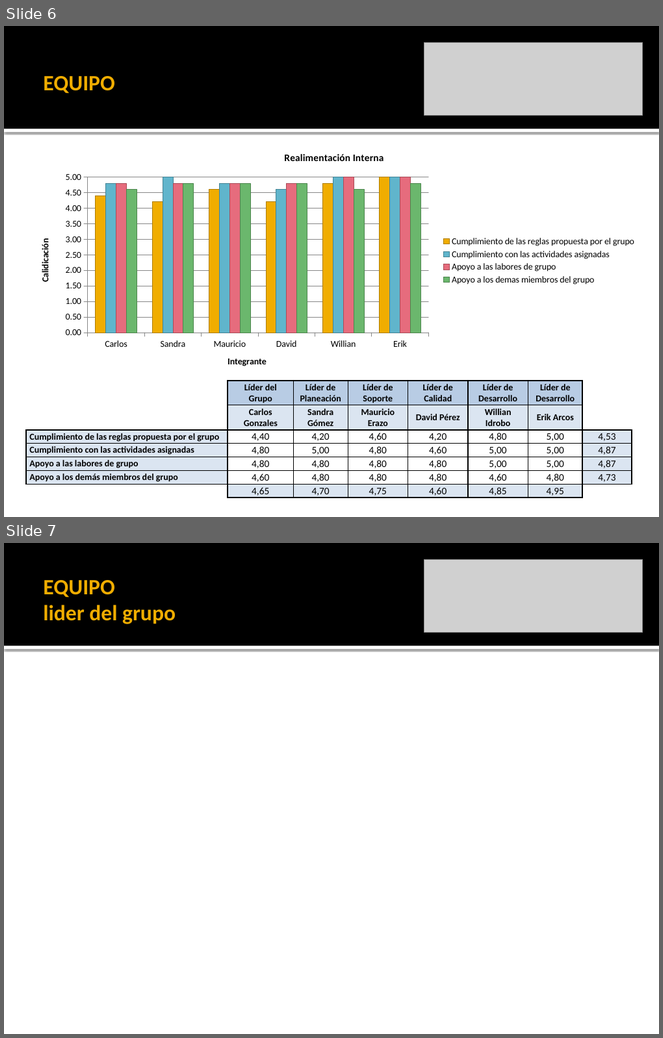
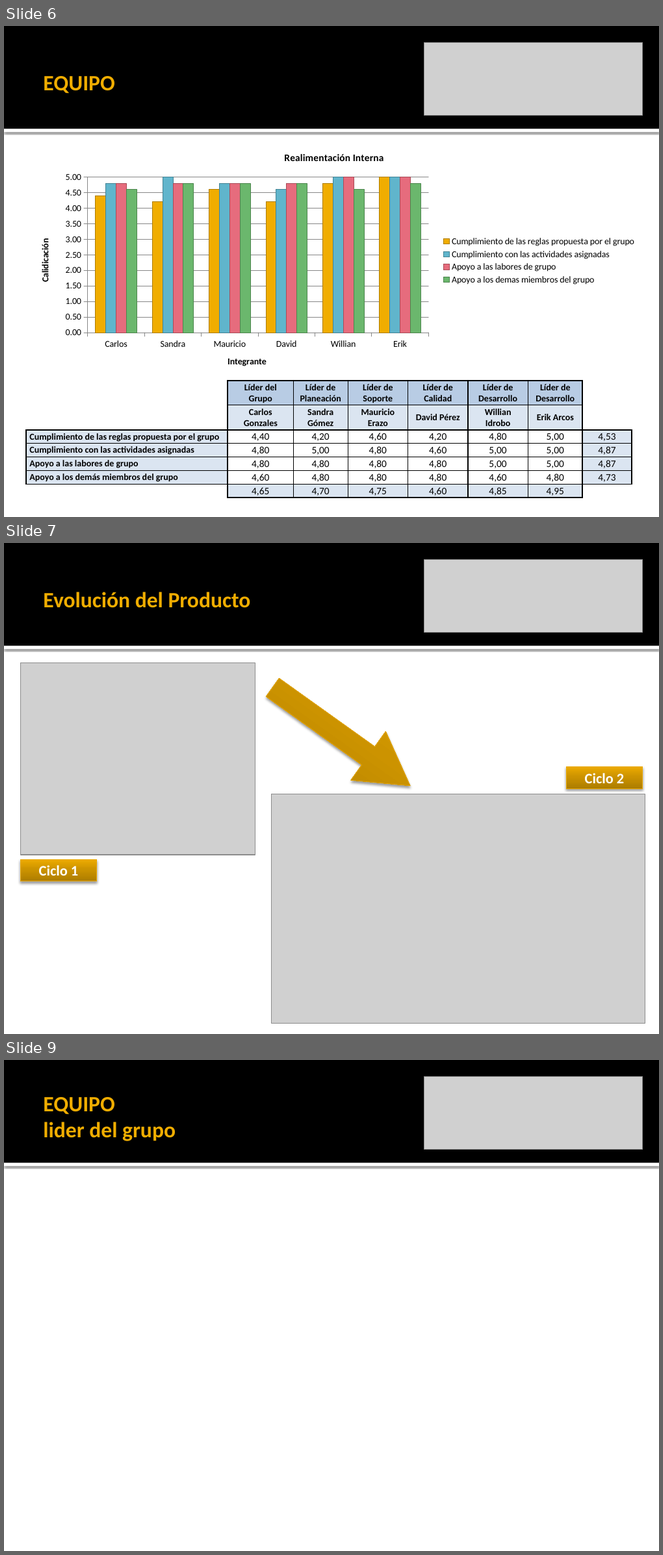
Before and after one commit to leseroth/ingenium-managment, a slide deck: CSOF5101 Ingeniera de Software/TSP/0330PostMortemTSPCiclo3.pptx. Shown one above the other, each under a label of ours: slides 6 and 7 before the commit, slides 6, 7 and 9 after it; the slides between them are not shown. The pictures are 663x1038 and 663x1555 pixels, drawn with LibreOffice and Linux fonts; fonts in the diff are those of the drawing; grey boxes stand for pictures. Boxes give left, top, right and bottom in pixels: in the first picture for what was removed or moved away, otherwise in the second. Text is boxed around its words. In the diff, an @@ line names an element or a change of style, - is before the commit and + after.

```diff
--- a/CSOF5101 Ingeniera de Software/TSP/0330PostMortemTSPCiclo3.pptx
+++ b/CSOF5101 Ingeniera de Software/TSP/0330PostMortemTSPCiclo3.pptx
@@ slide 7 added at (4, 543, 659, 1034), background #FFFFFF; not listed: 2 template elements that a slide beside it also shows @@
@@ picture added at (425, 559, 643, 633) @@
@@ title added at (43, 592, 251, 608), 24 pt, text #F0AD00, bold @@
+Evolución del Producto
@@ picture added at (20, 663, 255, 855) @@
@@ right arrow added at (255, 663, 428, 811), fill gradient #AE7D00 to #CC9300 to #EEAB00, outline #EBA900 0.5 pt @@
@@ rectangle added at (566, 767, 643, 789), fill gradient #AE7D00 to #CC9300 to #EEAB00, outline #EBA900 0.5 pt, 16 pt, text #FFFFFF, bold @@
+Ciclo 2
@@ picture added at (271, 794, 645, 1023) @@
@@ rectangle added at (20, 860, 97, 881), fill gradient #AE7D00 to #CC9300 to #EEAB00, outline #EBA900 0.5 pt, 16 pt, text #FFFFFF, bold @@
+Ciclo 1
@@ what was slide 7 is now slide 9 @@
```
Also in this commit, not shown: 1 slide changed, 1 other slide added.
